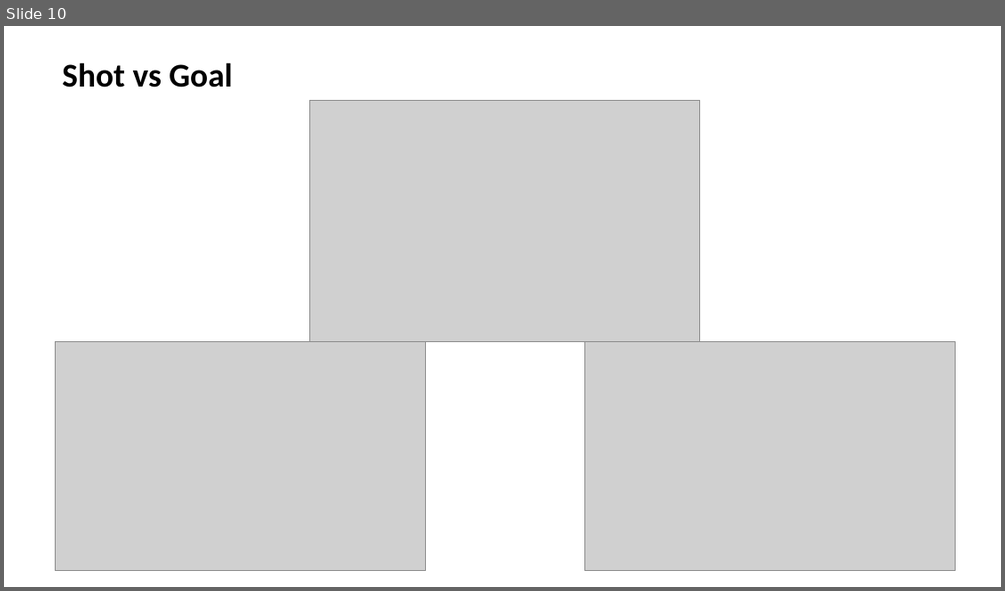
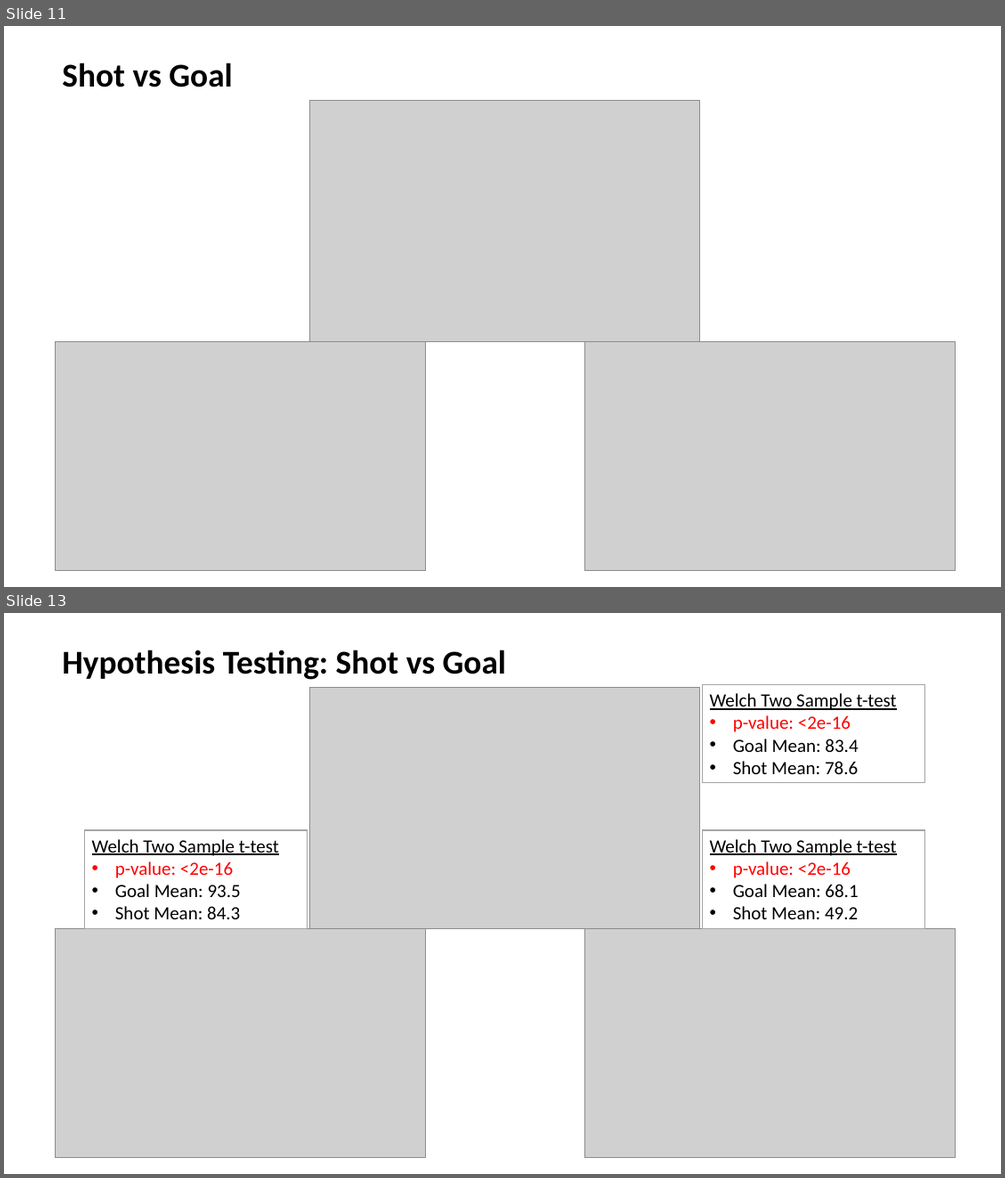
Before and after one commit to rmesina/T2_Codes-R-Us, a slide deck: midterm_project/Determining which variables contribute to likely hood of.pptx. Shown one above the other, each under a label of ours: slide 10 before the commit, slides 11 and 13 after it; the slides between them are not shown. The pictures are 1005x591 and 1005x1178 pixels, drawn with LibreOffice and Linux fonts; fonts in the diff are those of the drawing; grey boxes stand for pictures. Boxes give left, top, right and bottom in pixels: in the first picture for what was removed or moved away, otherwise in the second. Text is boxed around its words. In the diff, an @@ line names an element or a change of style, - is before the commit and + after.

```diff
--- a/midterm_project/Determining which variables contribute to likely hood of.pptx
+++ b/midterm_project/Determining which variables contribute to likely hood of.pptx
@@ slide 13 added at (4,613,1001,1174), background #FFFFFF @@
@@ text added at (62,649,506,680), 32 pt, text #000000, bold @@
+Hypothesis Testing: Shot vs Goal
@@ picture added at (310,687,700,929) @@
@@ rectangle added at (703,685,925,783), fill #FFFFFF, outline #A5A5A5 1 pt, 18 pt, text #000000 @@
+Welch Two Sample t-test
+• p-value: <2e-16
+• Goal Mean: 83.4
+• Shot Mean: 78.6
@@ rectangle added at (85,831,307,929), fill #FFFFFF, outline #A5A5A5 1 pt, 18 pt, text #000000 @@
+Welch Two Sample t-test
+• p-value: <2e-16
+• Goal Mean: 93.5
+• Shot Mean: 84.3
@@ rectangle added at (703,831,925,929), fill #FFFFFF, outline #A5A5A5 1 pt, 18 pt, text #000000 @@
+Welch Two Sample t-test
+• p-value: <2e-16
+• Goal Mean: 68.1
+• Shot Mean: 49.2
@@ picture added at (55,929,425,1158) @@
@@ picture added at (585,929,955,1157) @@
@@ what was slide 10 is now slide 11 @@
```
Also in this commit, not shown: 4 other slides added, 1 slide removed, 1 other file.
